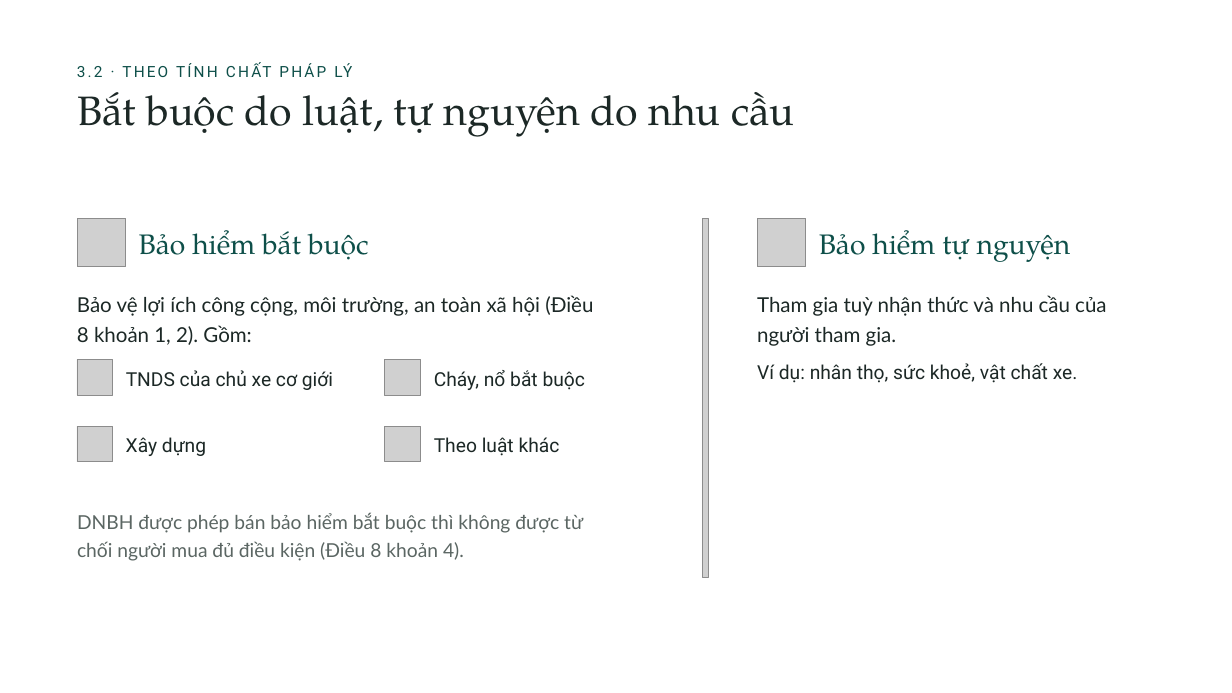
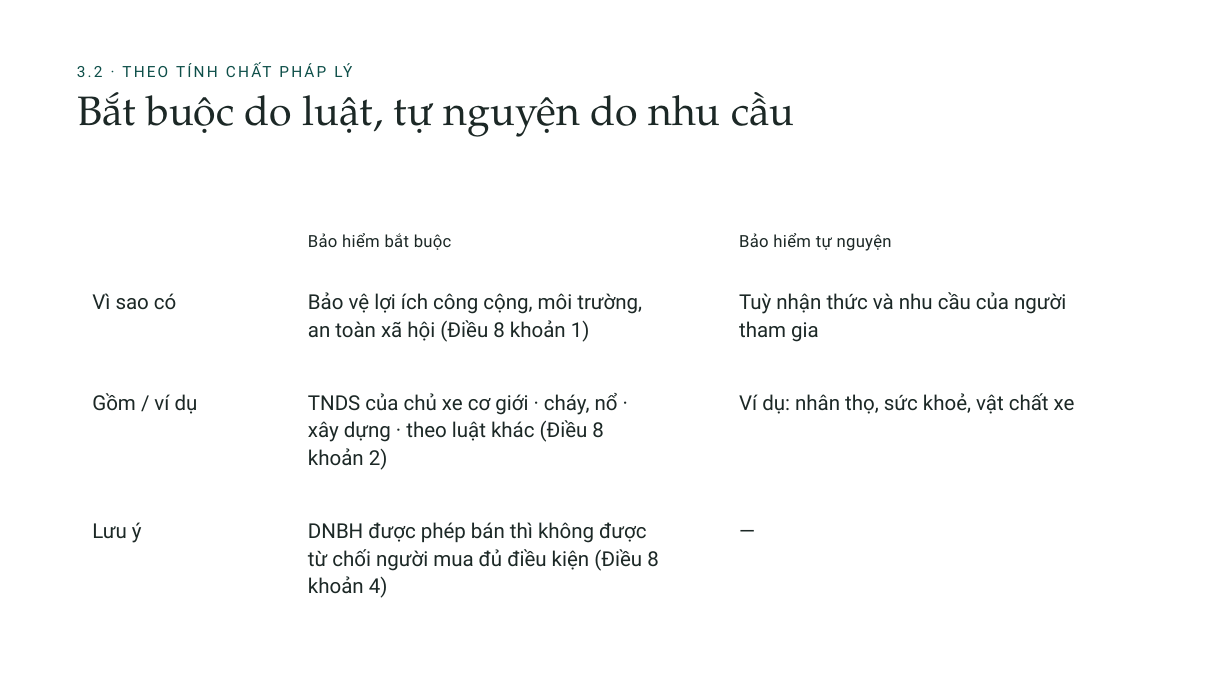
Before and after one commit to tranquanghaofake-dotcom/Law, a slide deck: slide 17 of docs/bai/ch3-bao-hiem-thuong-mai/bao-hiem-thuong-mai.pptx. Drawn at 1232x693 pixels with LibreOffice and Linux fonts; fonts in the diff are those of the drawing; grey boxes stand for pictures; background and template pictures are left out. Boxes give left, top, right and bottom in pixels: in the first picture for what was removed or moved away, otherwise in the second. Text is boxed around its words. In the diff, an @@ line names an element or a change of style, - is before the commit and + after.

```diff
--- a/docs/bai/ch3-bao-hiem-thuong-mai/bao-hiem-thuong-mai.pptx
+++ b/docs/bai/ch3-bao-hiem-thuong-mai/bao-hiem-thuong-mai.pptx
@@ picture removed at bbox=[77, 218, 126, 267] @@
@@ text "Bảo hiểm bắt buộc": place and size @@
-text "Bảo hiểm bắt buộc" at bbox=[139, 230, 368, 260]
+text "Bảo hiểm bắt buộc" at bbox=[308, 233, 452, 250]
@@ text "Bảo hiểm bắt buộc" at bbox=[308, 233, 452, 250]: size 22 to 13 pt, font TeX Gyre Pagella to Roboto, text colour #0E4F49 to #1C2826, letter spacing 0 to 0.3 pt; line spacing 26.4pt to 16.9pt @@
@@ picture removed at bbox=[702, 218, 709, 578] @@
@@ text "Bảo hiểm tự nguyện" at bbox=[739, 233, 892, 251]: size 22 to 13 pt, font TeX Gyre Pagella to Roboto, text colour #0E4F49 to #1C2826, letter spacing 0 to 0.3 pt; line spacing 26.4pt to 16.9pt @@
@@ text "Bảo hiểm tự nguyện": place and size @@
-text "Bảo hiểm tự nguyện" at bbox=[819, 230, 1071, 262]
+text "Bảo hiểm tự nguyện" at bbox=[739, 233, 892, 251]
@@ picture removed at bbox=[757, 218, 806, 267] @@
@@ text added at bbox=[92, 293, 176, 310], 16 pt, text #1C2826 @@
+Vì sao có
@@ text at bbox=[308, 292, 642, 342]: text changed; font Lato to Roboto @@
-Bảo vệ lợi ích công cộng, môi trường, an toàn xã hội (Điều
-8 khoản 1, 2). Gồm:
+Bảo vệ lợi ích công cộng, môi trường,
+an toàn xã hội (Điều 8 khoản 1)
@@ text at bbox=[739, 292, 1066, 342]: text changed; font Lato to Roboto @@
-Tham gia tuỳ nhận thức và nhu cầu của
-người tham gia.
+Tuỳ nhận thức và nhu cầu của người
+tham gia
@@ picture removed at bbox=[77, 360, 113, 396] @@
@@ text removed at bbox=[126, 370, 333, 390] @@
-TNDS của chủ xe cơ giới
@@ picture removed at bbox=[385, 360, 421, 396] @@
@@ text added at bbox=[92, 393, 198, 414], 16 pt, text #1C2826 @@
+Gồm / ví dụ
@@ text at bbox=[308, 393, 618, 470]: text changed; size 15 to 16 pt @@
-Cháy, nổ bắt buộc
+TNDS của chủ xe cơ giới · cháy, nổ ·
+xây dựng · theo luật khác (Điều 8
+khoản 2)
@@ text at bbox=[739, 393, 1075, 414]: text changed; size 15 to 16 pt @@
-Ví dụ: nhân thọ, sức khoẻ, vật chất xe.
+Ví dụ: nhân thọ, sức khoẻ, vật chất xe
@@ picture removed at bbox=[77, 426, 113, 462] @@
@@ picture removed at bbox=[385, 426, 421, 462] @@
@@ text removed at bbox=[434, 437, 560, 456] @@
-Theo luật khác
@@ text at bbox=[92, 522, 142, 543]: text changed; size 15 to 16 pt @@
-Xây dựng
+Lưu ý
@@ text at bbox=[308, 522, 659, 598]: text changed; size 15 to 16 pt; font Lato to Roboto; text colour #5B6663 to #1C2826 @@
-DNBH được phép bán bảo hiểm bắt buộc thì không được từ
-chối người mua đủ điều kiện (Điều 8 khoản 4).
+DNBH được phép bán thì không được
+từ chối người mua đủ điều kiện (Điều 8
+khoản 4)
@@ text added at bbox=[739, 515, 773, 545], 16 pt, text #1C2826 @@
+—
```
Also in this commit, not shown: 12 other slides changed, 39 other files.
